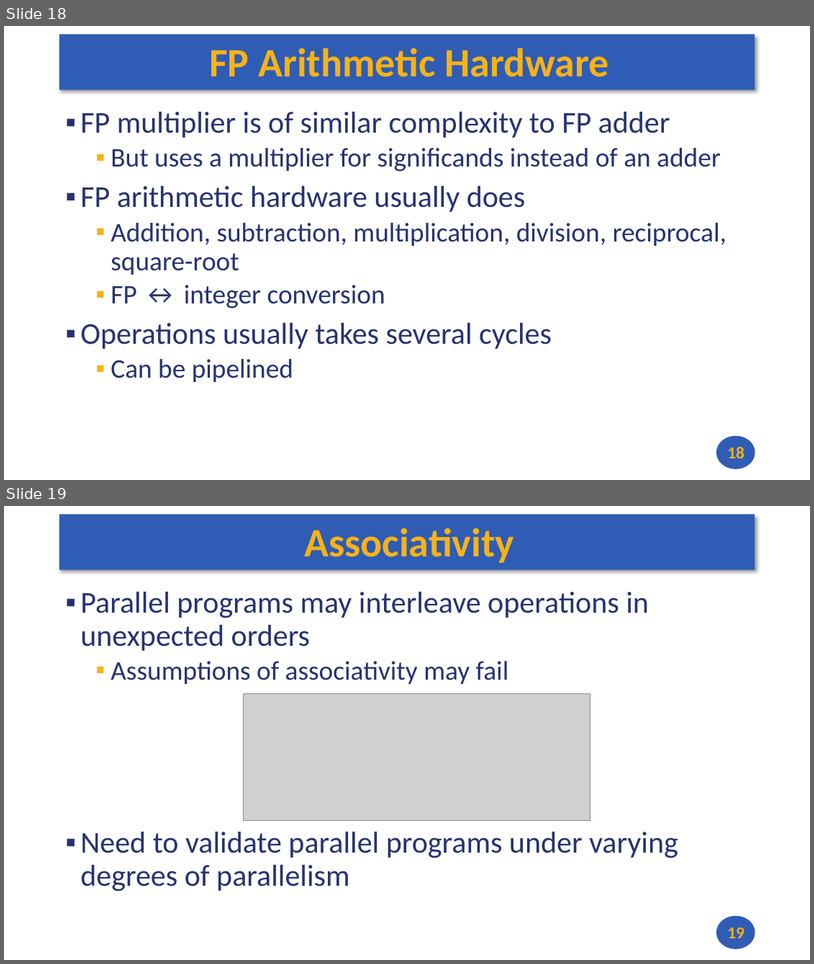
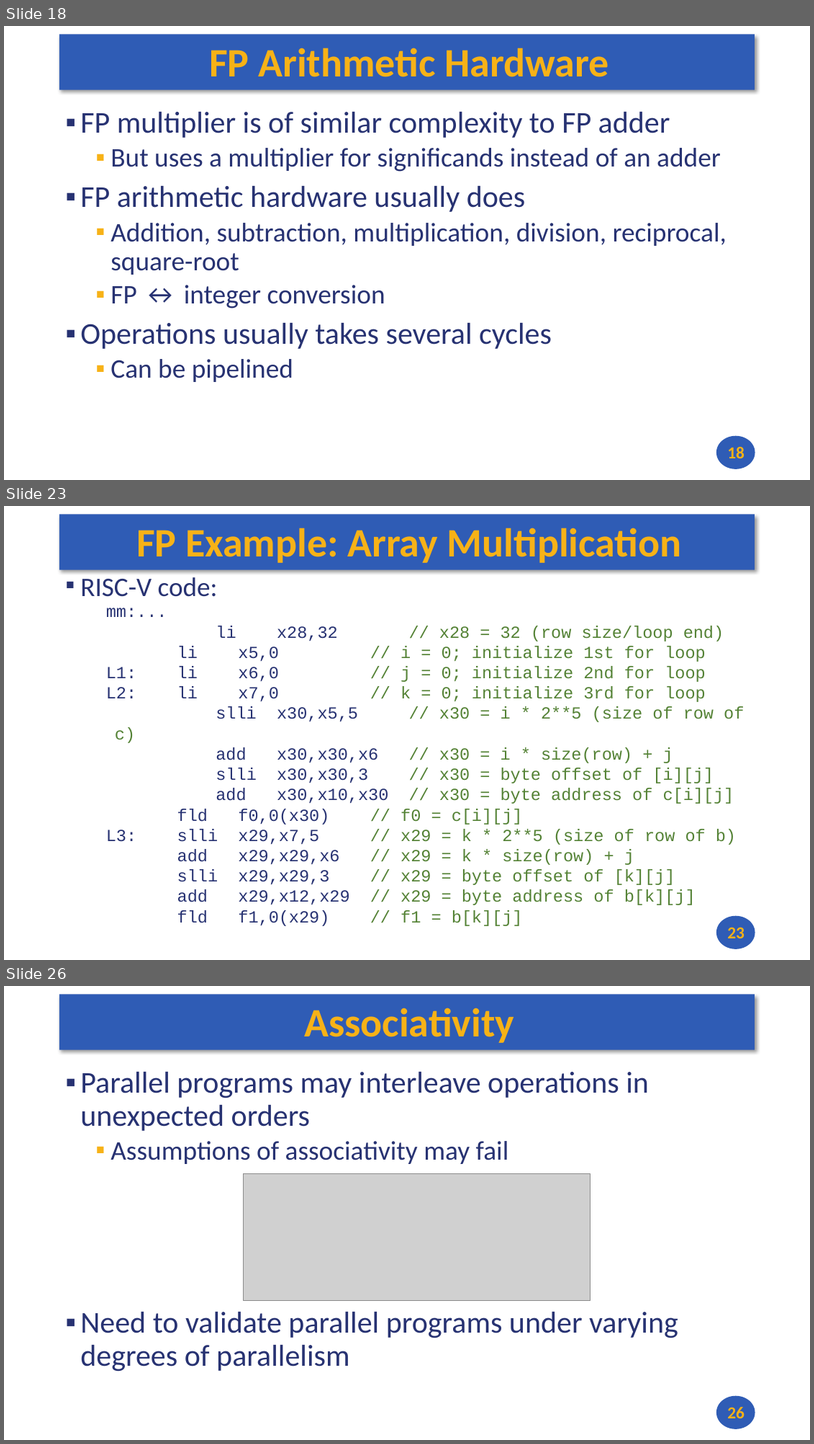
Before and after one commit to andrewt0301/hse-acos-course, a slide deck: docs/part1ca/09_FP/CA_Lecture_09.pptx. Shown one above the other, each under a label of ours: slides 18 and 19 before the commit, slides 18, 23 and 26 after it; the slides between them are not shown. The pictures are 814x964 and 814x1444 pixels, drawn with LibreOffice and Linux fonts; fonts in the diff are those of the drawing; grey boxes stand for pictures. Boxes give left, top, right and bottom in pixels: in the first picture for what was removed or moved away, otherwise in the second. Text is boxed around its words. In the diff, an @@ line names an element or a change of style, - is before the commit and + after.

```diff
--- a/docs/part1ca/09_FP/CA_Lecture_09.pptx
+++ b/docs/part1ca/09_FP/CA_Lecture_09.pptx
@@ slide 23 added at (4, 506, 810, 960), background #FFFFFF; not listed: 2 template elements that a slide beside it also shows @@
@@ title added at (136, 528, 682, 563), 48 pt, text #F7B217, bold @@
+FP Example: Array Multiplication
@@ text added at (80, 577, 744, 926), 20.1 pt, text #548235 @@
+▪ RISC-V code:
+mm:...
+li x28,32 // x28 = 32 (row size/loop end)
+li x5,0 // i = 0; initialize 1st for loop
+L1: li x6,0 // j = 0; initialize 2nd for loop
+L2: li x7,0 // k = 0; initialize 3rd for loop
+slli x30,x5,5 // x30 = i * 2**5 (size of row of c)
+add x30,x30,x6 // x30 = i * size(row) + j
+slli x30,x30,3 // x30 = byte offset of [i][j]
+add x30,x10,x30 // x30 = byte address of c[i][j]
+fld f0,0(x30) // f0 = c[i][j]
+L3: slli x29,x7,5 // x29 = k * 2**5 (size of row of b)
+add x29,x29,x6 // x29 = k * size(row) + j
+slli x29,x29,3 // x29 = byte offset of [k][j]
+add x29,x12,x29 // x29 = byte address of b[k][j]
+fld f1,0(x29) // f1 = b[k][j]
@@ page number added at (728, 926, 745, 938), 20 pt, text #F7B217, bold @@
+23
@@ what was slide 19 is now slide 26 @@
@@ page number at (728, 1406, 745, 1418): text changed @@
-19
+26
```
Also in this commit, not shown: 1 slide changed, 6 other slides added, 2 other files.
